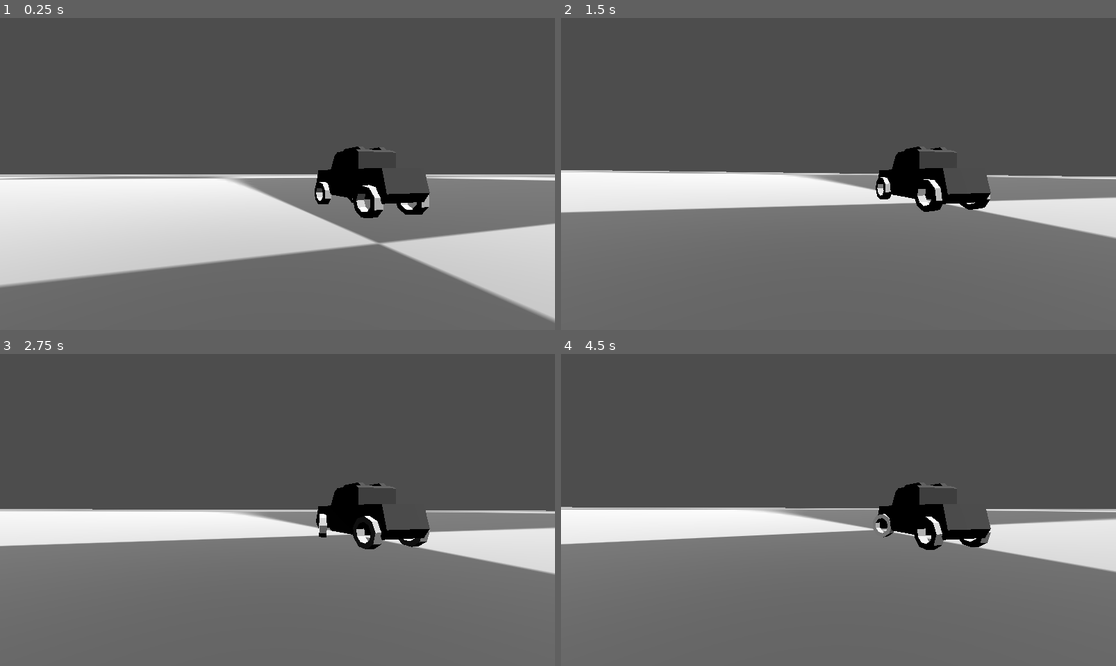
Above: before the commit, frames 1-4 (two rows, left to right).
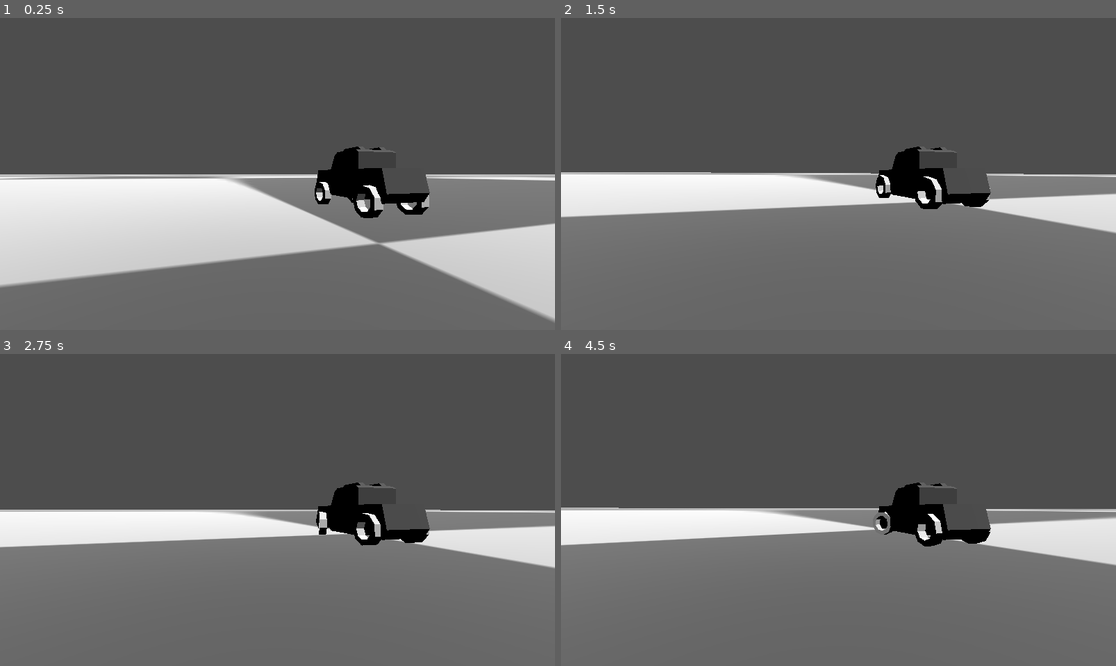
Above: after the commit, the same moments.

Repository: luankaike-code/jh_conclusao_dev
Game: Godot game, scene res://scenes/worlds/test/test_world.tscn
Same seed, same stepped clock (60 frames per second), same inputs: the game is played once before the commit and once after it.
Inputs:
- Up to frame 1 (0.25 s): no input
- Up to frame 2 (1.5 s): hold D (game_turn_right) 0.53-1.28 s; tap S (game_deceleration) at 0.6, 1.35 s; hold A (game_turn_left) from 1.28 s (still down)
- Up to frame 3 (2.75 s): release A (game_turn_left) at 2.03 s; hold D (game_turn_right) from 2.03 s (still down); tap S (game_deceleration) at 2.1 s
- Up to frame 4 (4.5 s): release D (game_turn_right) at 2.78 s; hold W (game_acceleration) 2.78-3.53 s; tap S (game_deceleration) at 2.85, 3.6, 4.35 s; hold A (game_turn_left) from 3.53 s (still down)

The runs differ from the first frame. In frame 1, less than 0.1% of the frame differs, in the area x 64-67%, y 53-59%; in frame 2, 2.2%, in the area x 0-100%, y 48-71%; in frame 3, 1.5%; in frame 4, 1.5%.

Commit message:
Refactory raycast max physic priority

Diff:
--- a/code-tcc-jh/scenes/raycast_car/raycast_car.tscn
+++ b/code-tcc-jh/scenes/raycast_car/raycast_car.tscn
@@ -28,21 +28,18 @@
 transform = Transform3D(1, 0, 0, 0, 1, 0, 0, 0, 1, -1.677, -0.99801254, -2.852)
 suspension_strength = 5000.0
 damping_strength = 50.0
-rest_distance = 0.7
 extend_suspension_len = 0.2
 
 [node name="RaycastWheelFR" parent="." unique_id=1939493024 instance=ExtResource("2_scyro")]
 transform = Transform3D(1, 0, 0, 0, 1, 0, 0, 0, 1, 1.677, -0.99801254, -2.852)
 suspension_strength = 5000.0
 damping_strength = 50.0
-rest_distance = 0.7
 extend_suspension_len = 0.2
 
 [node name="RaycastWheelBL" parent="." unique_id=37950975 instance=ExtResource("2_scyro")]
-transform = Transform3D(0.99999875, -0.0015678873, -0.00016444211, 0.0015677918, 0.99999857, -0.00056761777, 0.00016534884, 0.0005673543, 0.9999998, -1.6772771, -0.9982915, 2.6555295)
+transform = Transform3D(0.99999994, 0, 0, 0, 0.99999994, 0, 0, 0, 1, -1.6772771, -0.9982915, 2.6555295)
 suspension_strength = 5000.0
 damping_strength = 50.0
-rest_distance = 0.7
 extend_suspension_len = 0.2
 has_motor = true
 
@@ -50,6 +47,5 @@
 transform = Transform3D(0.99999875, -0.0015678873, -0.00016444211, 0.0015677918, 0.99999857, -0.00056761777, 0.00016534884, 0.0005673543, 0.9999998, 1.677, -0.99801254, 2.656)
 suspension_strength = 5000.0
 damping_strength = 50.0
-rest_distance = 0.7
 extend_suspension_len = 0.2
 has_motor = true
--- a/code-tcc-jh/scenes/raycast_car/raycast_wheel/raycast_wheel.tscn
+++ b/code-tcc-jh/scenes/raycast_car/raycast_wheel/raycast_wheel.tscn
@@ -4,9 +4,11 @@
 [ext_resource type="ArrayMesh" uid="uid://cprx8ic6c2vnb" path="res://assets/meshs/wheel1.tres" id="1_m23je"]
 
 [node name="RaycastWheel" type="Node3D" unique_id=37950975]
+process_physics_priority = -1
 script = ExtResource("1_d5if0")
 
 [node name="RayCast3D" type="RayCast3D" parent="." unique_id=1952132022]
+process_physics_priority = -1
 
 [node name="Model" type="MeshInstance3D" parent="." unique_id=510317468]
 mesh = ExtResource("1_m23je")
